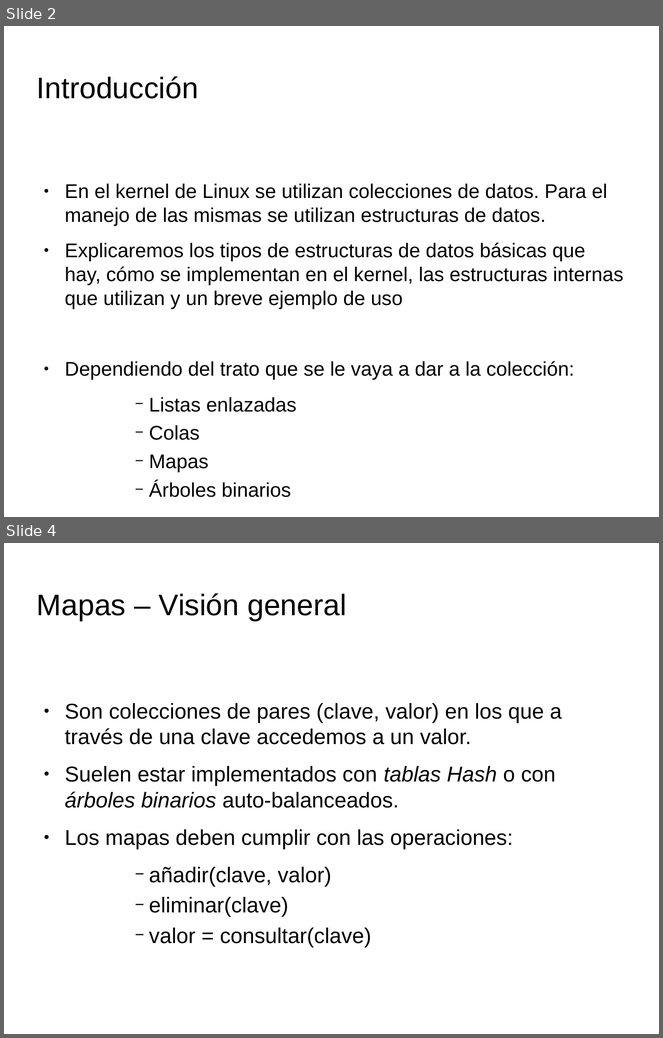
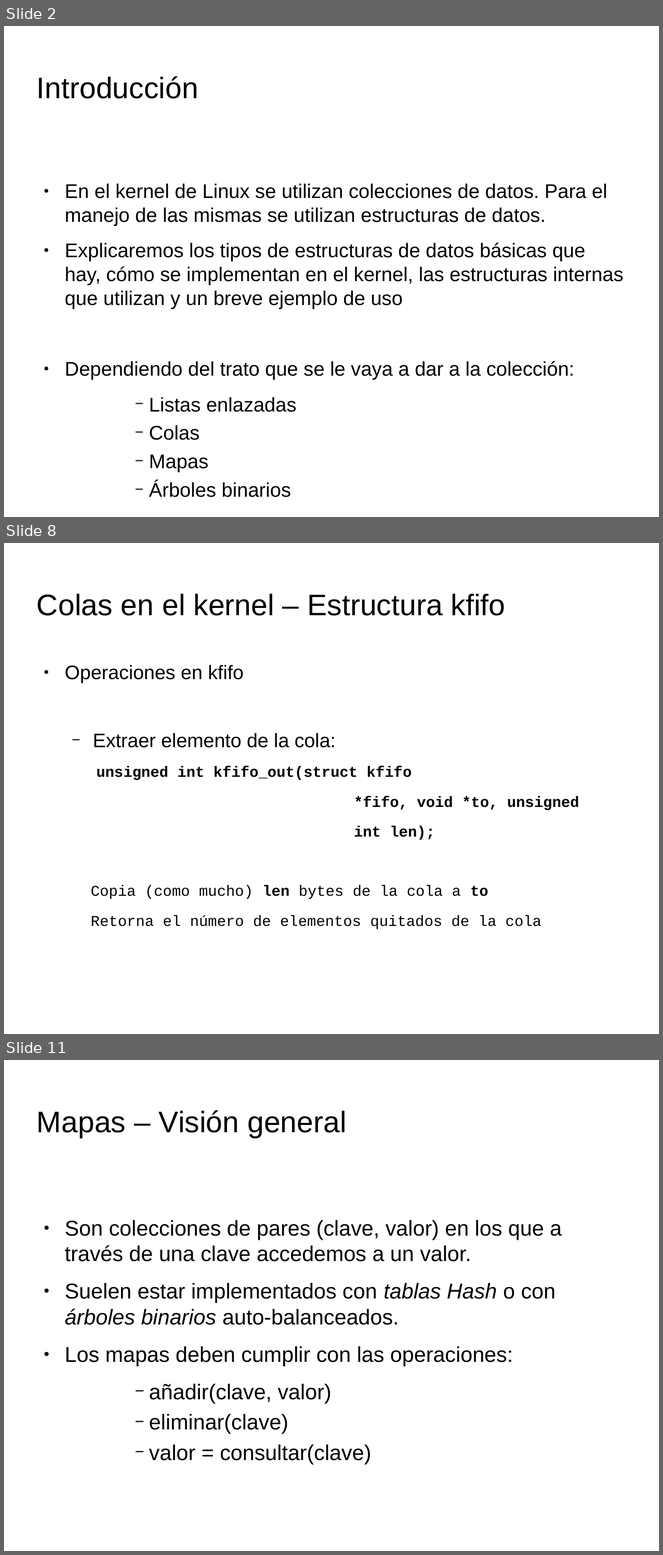
Before and after one commit to tombe85/lin, a slide deck: presentacion/EstructurasDeDatosKernelMigVersion.odp. Shown one above the other, each under a label of ours: slides 2 and 4 before the commit, slides 2, 8 and 11 after it; the slides between them are not shown. The pictures are 663x1038 and 663x1555 pixels, drawn with LibreOffice and Linux fonts; fonts in the diff are those of the drawing; background and template pictures are left out. Boxes give left, top, right and bottom in pixels: in the first picture for what was removed or moved away, otherwise in the second. Text is boxed around its words. In the diff, an @@ line names an element or a change of style, - is before the commit and + after.

Commit message:
Presentacion: añadidas diapos sobre colas en MiguelVersion

```diff
--- a/presentacion/EstructurasDeDatosKernelMigVersion.odp
+++ b/presentacion/EstructurasDeDatosKernelMigVersion.odp
@@ slide 8 added at <box>4,543,659,1034</box>, background picture (left out) @@
@@ title added at <box>37,593,506,616</box>, 36 pt, text #000000 @@
+Colas en el kernel – Estructura kfifo
@@ text added at <box>65,665,580,929</box>, 18.2 pt, text #000000 @@
+● Operaciones en kfifo
+  − Extraer elemento de la cola:
+unsigned int kfifo_out(struct kfifo
+*fifo, void *to, unsigned
+int len);
+Copia (como mucho) len bytes de la cola a to
+Retorna el número de elementos quitados de la cola
@@ what was slide 4 is now slide 11 @@
```
Also in this commit, not shown: 1 slide changed, 7 other slides added, 1 slide removed, 1 other file.
